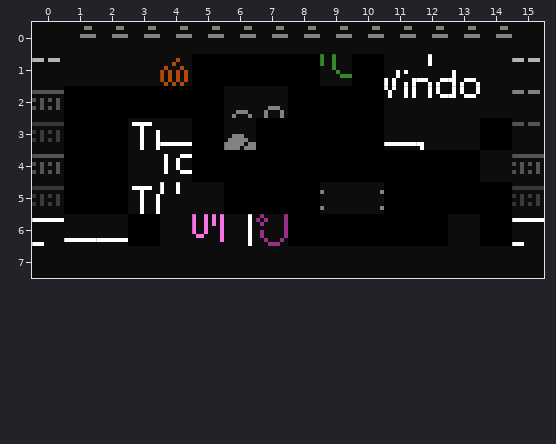
Two versions of a level (Tiled map, assets/backgrounds/dungeon.tmx). The first picture shows the starting point.
Cells are 8x8 px. Shown: x 0..15, y 0..7.
The result:
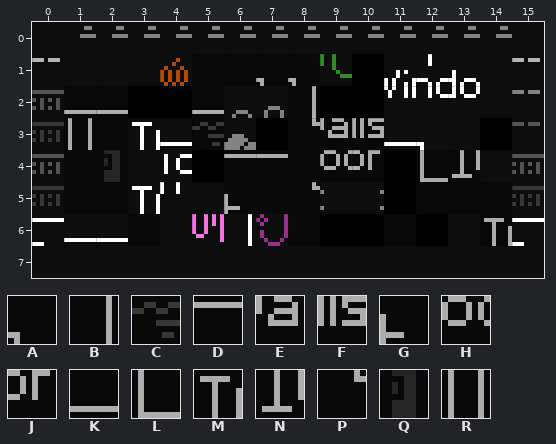
Key: from "Extras": A 201; from "Overworld": B 657; from "Underground": C 45, D 188, E 211, F 212, G 214, H 237, J 238, K 261, L 315 flipped up-down, M 316, N 316 flipped up-down, P 338, Q 472, R 534.
_ is an empty cell.
Tiles of an added or newly shown layer are drawn over the layers below it.
See-through tiles are keyed as they look on the map.
The exact change:
Changed rows in their new state; . is an unchanged cell.
Layer "bg" (added):
first column x 1:
1 ......AA......
2 KK..K..B......
3 R...C..PEF....
4 .Q...DD.HJ.LN.
5 .....G.P......
6 .............M
Pixel boxes of the changes (left, top, right, bottom) in both pictures:
added: (192, 54, 384, 214)
added: (64, 86, 128, 182)
added: (416, 150, 480, 182)
added: (480, 214, 512, 246)
